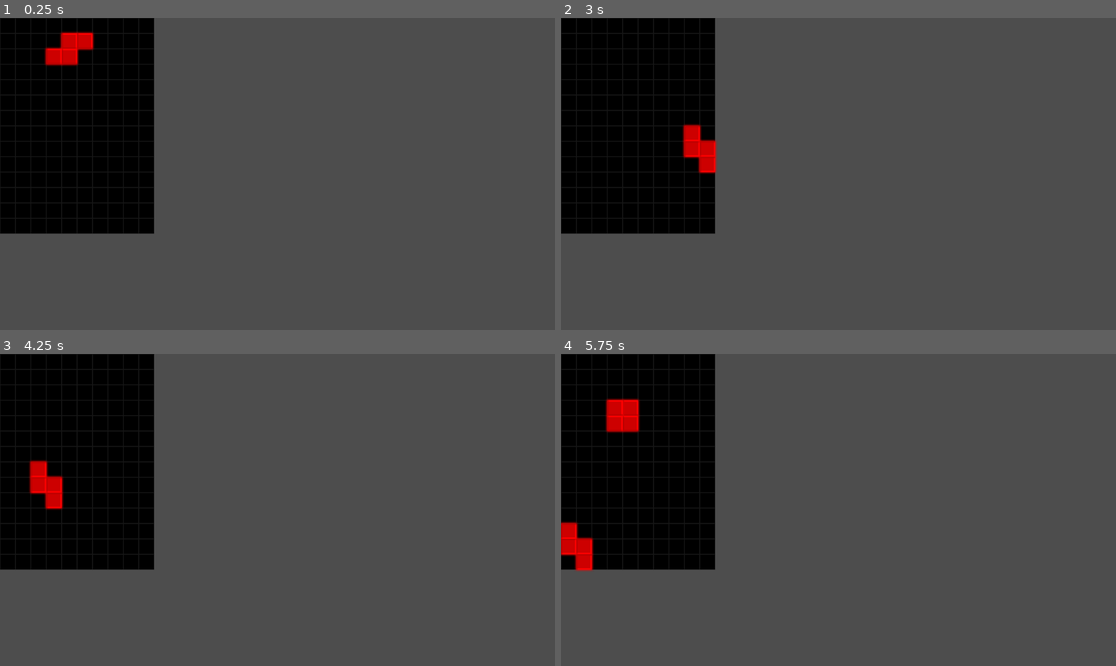
Above: before the commit, frames 1-4 (two rows, left to right).
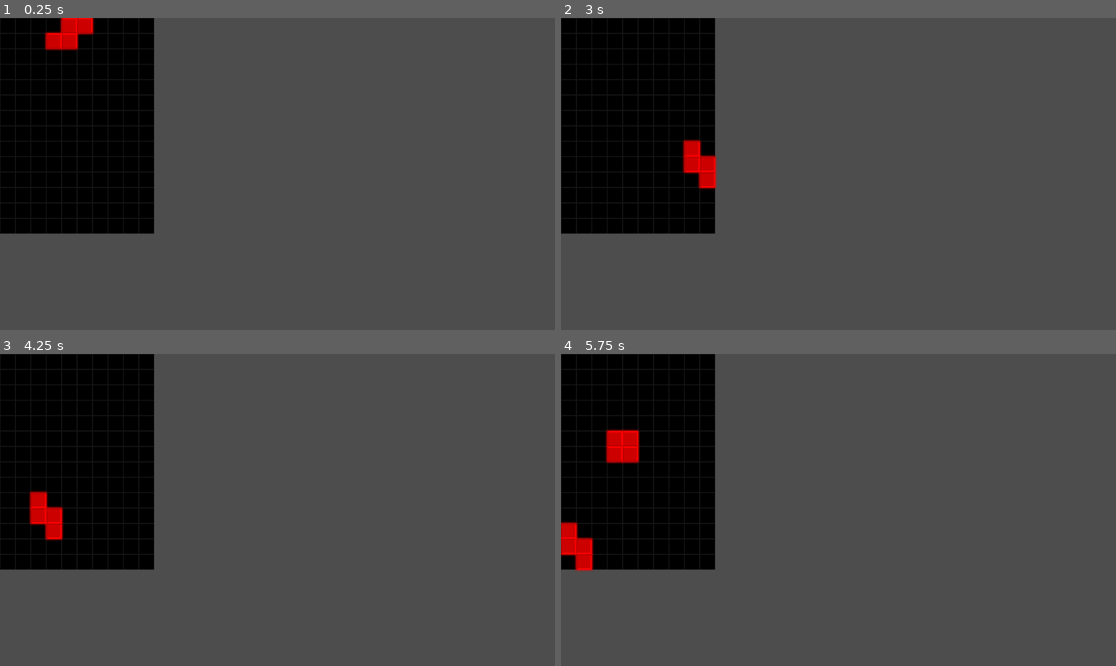
Above: after the commit, the same moments.

Repository: khuongduy354/tetrisandroid
Game: Godot game, scene res://Game.tscn
Same seed, same stepped clock (60 frames per second), same inputs: the game is played once before the commit and once after it.
Inputs:
- Up to frame 1 (0.25 s): no input
- Up to frame 2 (3 s): tap Enter at 0.5, 2.75 s; hold Right (ui_right) 0.53-1.28 s; tap Space at 1.25 s; hold Down (ui_down) 1.28-2.03 s; hold Right (ui_right) 2.03-2.78 s; hold Up (ui_up) from 2.78 s (still down)
- Up to frame 3 (4.25 s): tap Space at 3.5 s; release Up (ui_up) at 3.53 s; hold Left (ui_left) from 3.53 s (still down)
- Up to frame 4 (5.75 s): release Left (ui_left) at 5.03 s; hold Down (ui_down) from 5.03 s (still down)

The runs differ from the first frame. In frame 1, 1.0% of the frame differs, in the area x 8-18%, y 0-16%; in frame 2, 0.7%; in frame 3, 1.3%, in the area x 5-12%, y 34-60%; in frame 4, 1.3%.

Commit message:
feat: sfx

Diff:
--- a/Block/tetris_block.gd
+++ b/Block/tetris_block.gd
@@ -53,7 +53,7 @@
 		if board.check_colliding(tile,additional_pos):
 			set_still()
 			return
-
+	SfxManager.play(SfxManager.MOVEMENT)
 	$BlockTiles.global_position = next_pos
 func left():
 	var next_pos = Vector2($BlockTiles.global_position.x-Global.CELL_SIZE, $BlockTiles.global_position.y)
@@ -63,7 +63,7 @@
 		var addition_pos = Vector2(-1,0)
 		if board.check_colliding(tile,addition_pos):
 			return
-
+	SfxManager.play(SfxManager.MOVEMENT)
 	$BlockTiles.global_position = next_pos
 func right():
 	var next_pos = Vector2($BlockTiles.global_position.x+Global.CELL_SIZE,$BlockTiles.global_position.y)
@@ -73,7 +73,7 @@
 		var addition_pos = Vector2(1,0)
 		if board.check_colliding(tile,addition_pos):
 			return
-
+	SfxManager.play(SfxManager.MOVEMENT)
 	$BlockTiles.global_position = next_pos
 
 func rotate_block():
@@ -93,7 +93,7 @@
 		if $down_cooldown.is_stopped():
 			down()
 			$down_timer.stop()
-#			$down_timer.start()
+			$down_timer.start()
 			$down_cooldown.start()
 	if Input.is_action_just_pressed("ui_up"):
 		if !rotating:
@@ -111,4 +111,4 @@
 func _on_down_timer_timeout():
 	if still or rotating:
 		return
-#	down()
+	down()
--- a/Board/tetris_board.gd
+++ b/Board/tetris_board.gd
@@ -7,110 +7,39 @@
 var board_height = board_rows * Global.CELL_SIZE
 var still_tiles = []
 
-func floor_zero(pos):
-	if pos.x == -0:
-		pos.x =0
-	if pos.y == -0:
-		pos.y = 0
-	return pos
-	pass
-
-func map_to_board(coor:Vector2):
-	coor-=global_position
-	var board_pos = (coor-Vector2(Global.HALF_CELLSIZE, Global.HALF_CELLSIZE))/Global.CELL_SIZE
-	return Vector2(roundi(board_pos.x),roundi(board_pos.y))
-
-func map_to_world(coor:Vector2):
-	var world_pos = coor * Global.CELL_SIZE+Vector2(Global.HALF_CELLSIZE,Global.HALF_CELLSIZE)
-	return world_pos+global_position
 
 func _ready():
 	draw_board()
 	spawn_block()
+	Events.connect("game_over",func():pause_game())
 	Events.connect("to_still",Callable(self,"_on_to_still"))
-func is_border(test_pos):
-	if test_pos.y >= board_rows or test_pos.x < 0 or test_pos.x >= board_cols:
-		return true
-	return false
-func check_colliding(tile,additional_pos):
-	var test_pos = map_to_board(tile.global_position)+additional_pos
-
-	# check border
-	if is_border(test_pos):
-		return true
-
-	for still_tile in still_tiles:
-		var still_pos = map_to_board(still_tile.global_position)
-		if still_pos == test_pos:
-			return true
-
-	return false
-var rotated_pos=[]
-func tile_in_list(pos):
-	for still_tile in still_tiles:
-		var still_pos = map_to_board(still_tile.global_position)
-		if still_pos == pos:
-			return true
-	return false
-func check_tile_colliding_rotation(blocktiles,deg):
-	blocktiles.rotate(deg_to_rad(deg))
-	blocktiles.rotation_degrees=fmod(blocktiles.rotation_degrees,360)
-	for tile in blocktiles.get_children():
-		# check border
-		var test_pos = map_to_board(tile.global_position)
 
 
-		# check collide rotation
-		if tile_in_list(map_to_board(tile.global_position)) or is_border(test_pos):
-			blocktiles.rotate(deg_to_rad(-deg))
-			return true
-	return false
+# main features
+func start_game():
+	spawn_block()
+func reset_game():
+	still_tiles=[]
+	for block in $Blocks.get_children():
+		block.queue_free()
+	start_game()
+func resume_game():
+	for block in $Blocks.get_children():
+		block.set_physics_process(true)
+		block.get_node("down_timer").start()
+func pause_game():
+	for block in $Blocks.get_children():
+		block.set_physics_process(false)
+		block.get_node("down_timer").stop()
 
-func remove_still_tile(tile_pos):
-	for i in range(still_tiles.size()):
-		var still_tile = still_tiles[i]
-		if map_to_board(still_tile.global_position) == tile_pos:
-			still_tiles.remove_at(i)
-			return
-func check_lines(blocktiles):
-	# get all lines
-	var lines_cleared_list = []
-	for y in range(0,board_rows):
-		var line_cleared =true
-		for x in range(0,board_cols):
-			if !tile_in_list(Vector2(x,y)):
-				line_cleared=false
-		if line_cleared:
-			lines_cleared_list.push_back(y)
+func draw_board():
+	for row in range(board_rows):
+		for col in range(board_cols):
+			var pos = map_to_world(Vector2(col, row))
+			var tile =  preload("res://Board/board_tile.tscn").instantiate()
+			add_child(tile)
+			tile.global_position = pos+position
 
-	var length = lines_cleared_list.size()
-	if length>0:
-	# clear lines
-		for y in lines_cleared_list:
-			for x in range(0,board_cols):
-				remove_still_tile(Vector2(x,y))
-				for block in $Blocks.get_children():
-					block.clear_tile(Vector2(x,y))
-	# shift
-		for i in range(lines_cleared_list.size()):
-			var base_line = lines_cleared_list[i]
-			for block in $Blocks.get_children():
-				block.drop_tile(base_line)
-#
-#		emit_signal("clear_line",lines_cleared_list.size())
-
-
-func print_still_board():
-	var result = []
-	for tile in still_tiles:
-		var pos = map_to_board(tile.global_position)
-		result.push_back(pos)
-	print("STILL BOARD",result)
-func _on_to_still(tiles):
-	for tile in tiles.get_children():
-		still_tiles.push_back(tile)
-	check_lines(tiles)
-	spawn_block()
 func spawn_block():
 	var i = randi()%7
 	var scene =""
@@ -133,10 +62,118 @@
 	node._initialize(self)
 	$Blocks.add_child(node)
 	node.global_position = $spawn_pos.global_position
-func draw_board():
-	for row in range(board_rows):
-		for col in range(board_cols):
-			var pos = map_to_world(Vector2(col, row))
-			var tile =  preload("res://Board/board_tile.tscn").instantiate()
-			add_child(tile)
-			tile.global_position = pos+position
+# checkers
+func check_fail():
+	for x in range(board_cols):
+		var pos = Vector2(x,0)
+		if tile_in_list(pos):
+			Events.game_over.emit()
+			return true
+	return false
+func check_colliding(tile,additional_pos):
+	var test_pos = map_to_board(tile.global_position)+additional_pos
+
+	# check border
+	if is_border(test_pos):
+		return true
+
+	for still_tile in still_tiles:
+		var still_pos = map_to_board(still_tile.global_position)
+		if still_pos == test_pos:
+			return true
+
+	return false
+
+func check_tile_colliding_rotation(blocktiles,deg):
+	blocktiles.rotate(deg_to_rad(deg))
+	blocktiles.rotation_degrees=fmod(blocktiles.rotation_degrees,360)
+	for tile in blocktiles.get_children():
+		# check border
+		var test_pos = map_to_board(tile.global_position)
+
+
+		# check collide rotation
+		if tile_in_list(map_to_board(tile.global_position)) or is_border(test_pos):
+			blocktiles.rotate(deg_to_rad(-deg))
+			return true
+	return false
+
+
+func check_lines(blocktiles):
+	# get all lines
+	var lines_cleared_list = []
+	for y in range(0,board_rows):
+		var line_cleared =true
+		for x in range(0,board_cols):
+			if !tile_in_list(Vector2(x,y)):
+				line_cleared=false
+		if line_cleared:
+			lines_cleared_list.push_back(y)
+
+	var length = lines_cleared_list.size()
+	if length>0:
+	# clear lines
+		for y in lines_cleared_list:
+			for x in range(0,board_cols):
+				remove_still_tile(Vector2(x,y))
+				for block in $Blocks.get_children():
+					block.clear_tile(Vector2(x,y))
+		SfxManager.play(SfxManager.CLEAR)
+	# shift
+		for i in range(lines_cleared_list.size()):
+			var base_line = lines_cleared_list[i]
+			for block in $Blocks.get_children():
+				block.drop_tile(base_line)
+
+	# scores based on lines
+		var score = 0
+		match length:
+			1:
+				score =100
+			2:
+				score = 300
+			3:
+				score = 500
+			4:
+				score = 800
+		Events.scored.emit(score)
+# helpers
+func map_to_board(coor:Vector2):
+	coor-=global_position
+	var board_pos = (coor-Vector2(Global.HALF_CELLSIZE, Global.HALF_CELLSIZE))/Global.CELL_SIZE
+	return Vector2(roundi(board_pos.x),roundi(board_pos.y))
+
+func map_to_world(coor:Vector2):
+	var world_pos = coor * Global.CELL_SIZE+Vector2(Global.HALF_CELLSIZE,Global.HALF_CELLSIZE)
+	return world_pos+global_position
+func is_border(test_pos):
+	if test_pos.y >= board_rows or test_pos.x < 0 or test_pos.x >= board_cols:
+		return true
+	return false
+func tile_in_list(pos):
+	for still_tile in still_tiles:
+		var still_pos = map_to_board(still_tile.global_position)
+		if still_pos == pos:
+			return true
+	return false
+func remove_still_tile(tile_pos):
+	for i in range(still_tiles.size()):
+		var still_tile = still_tiles[i]
+		if map_to_board(still_tile.global_position) == tile_pos:
+			still_tiles.remove_at(i)
+			return
+func print_still_board():
+	var result = []
+	for tile in still_tiles:
+		var pos = map_to_board(tile.global_position)
+		result.push_back(pos)
+	print("STILL BOARD",result)
+# handlers
+func _on_to_still(tiles):
+	for tile in tiles.get_children():
+		still_tiles.push_back(tile)
+	check_lines(tiles)
+	Events.scored.emit(10)
+	if check_fail():
+		return
+	spawn_block()
--- a/Board/tetris_board.tscn
+++ b/Board/tetris_board.tscn
@@ -6,7 +6,7 @@
 script = ExtResource("1_yvwea")
 
 [node name="spawn_pos" type="Marker2D" parent="."]
-position = Vector2(128, 64)
+position = Vector2(128, 32)
 
 [node name="Blocks" type="Node2D" parent="."]
 z_index = 2
--- a/Events.gd
+++ b/Events.gd
@@ -1,2 +1,4 @@
 extends Node
 signal to_still(tiles)
+signal scored(score:int)
+signal game_over
--- a/project.godot
+++ b/project.godot
@@ -19,6 +19,7 @@
 
 Global="*res://Global.gd"
 Events="*res://Events.gd"
+SfxManager="*res://sfx_manager.tscn"
 
 [rendering]
 
--- /dev/null
+++ b/sfx_manager.gd
@@ -0,0 +1,20 @@
+extends Node2D
+enum{
+	MOVEMENT,
+	DROP,
+	CLICK,
+	GAMEOVER,
+	CLEAR
+}
+func play(eff):
+	match eff:
+		MOVEMENT:
+			$move.play()
+		DROP:
+			$drop.play()
+		CLICK:
+			$click.play()
+		GAMEOVER:
+			$gameover.play()
+		CLEAR:
+			$clear.play()
--- /dev/null
+++ b/sfx_manager.tscn
@@ -0,0 +1,29 @@
+[gd_scene load_steps=7 format=3 uid="uid://bcbdbi6tf1ctq"]
+
+[ext_resource type="Script" path="res://sfx_manager.gd" id="1_q7qad"]
+[ext_resource type="AudioStream" uid="uid://dg4ohfmu27eg" path="res://assets/sfx/movement_zvQwBm27.mp3" id="2_46577"]
+[ext_resource type="AudioStream" uid="uid://cxf5ey03s2l2l" path="res://assets/sfx/drop.mp3" id="3_flqg1"]
+[ext_resource type="AudioStream" uid="uid://y8x0nqglxhfd" path="res://assets/sfx/click.mp3" id="4_frrly"]
+[ext_resource type="AudioStream" uid="uid://bxhmul60uhcch" path="res://assets/sfx/fail.mp3" id="5_b6rwm"]
+[ext_resource type="AudioStream" uid="uid://bsmvbgufo1lsi" path="res://assets/sfx/clear.mp3" id="6_f350j"]
+
+[node name="SFXManager" type="Node2D"]
+script = ExtResource("1_q7qad")
+
+[node name="move" type="AudioStreamPlayer2D" parent="."]
+stream = ExtResource("2_46577")
+volume_db = 5.0
+
+[node name="drop" type="AudioStreamPlayer2D" parent="."]
+stream = ExtResource("3_flqg1")
+volume_db = 2.506
+
+[node name="click" type="AudioStreamPlayer2D" parent="."]
+stream = ExtResource("4_frrly")
+volume_db = 10.024
+
+[node name="gameover" type="AudioStreamPlayer2D" parent="."]
+stream = ExtResource("5_b6rwm")
+
+[node name="clear" type="AudioStreamPlayer2D" parent="."]
+stream = ExtResource("6_f350j")
Binary file removed: assets/211751_gear_icon.png
Binary file removed: assets/Bomb(1).png
Binary file removed: assets/gear.png
Binary file removed: assets/pngwing.com.png
Not shown, added: assets/sfx/clear.mp3.import
Not shown, added: assets/sfx/click.mp3.import
Not shown, added: assets/sfx/drop.mp3.import
Not shown, added: assets/sfx/fail.mp3.import
Not shown, added: assets/sfx/movement.mp3.import
Not shown, added: assets/sfx/movement_zvQwBm27.mp3.import
Not shown, removed: assets/Flututu1111335 (1) (mp3cut.net).mp3
Not shown, added: assets/sfx/clear.mp3
(and 4 more such lines)
